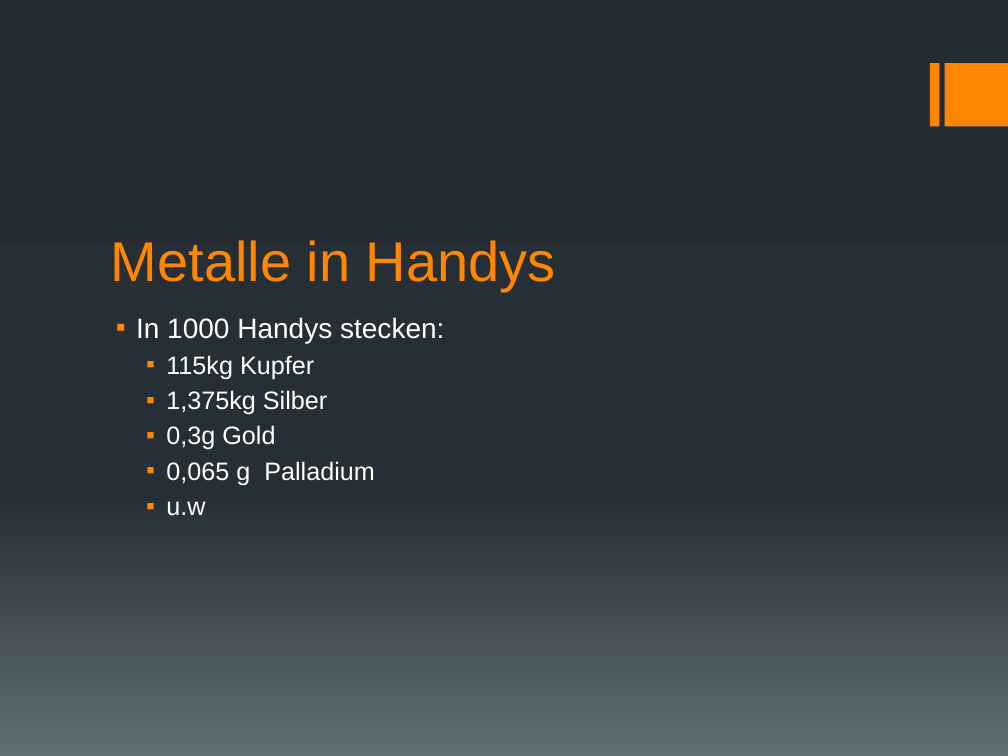
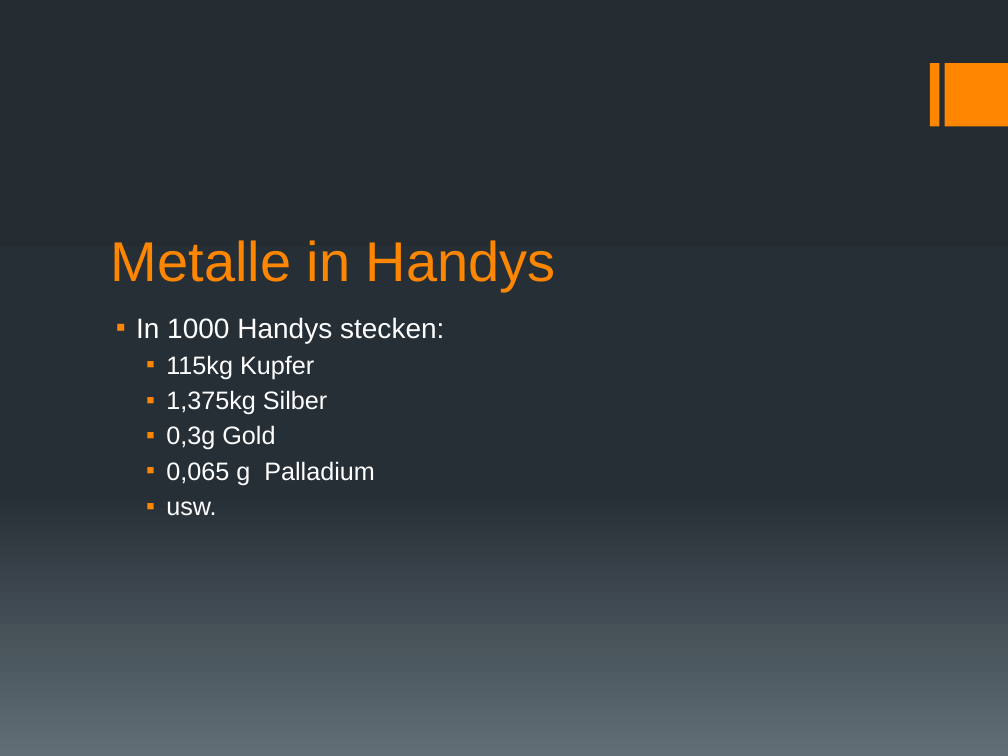
Before and after one commit to GymWenFLL/tpp_presentation, a slide deck: slide 6 of Gesamtpräsentation.pptx. Drawn at 1008x756 pixels with LibreOffice and Linux fonts; fonts in the diff are those of the drawing. Boxes give left, top, right and bottom in pixels: in the first picture for what was removed or moved away, otherwise in the second. Text is boxed around its words. In the diff, an @@ line names an element or a change of style, - is before the commit and + after.

```diff
--- a/Gesamtpräsentation.pptx
+++ b/Gesamtpräsentation.pptx
@@ text at [166,501,216,516]: text changed @@
-  ▪ u.w
+  ▪ usw.
```
Also in this commit, not shown: 3 other slides changed.
